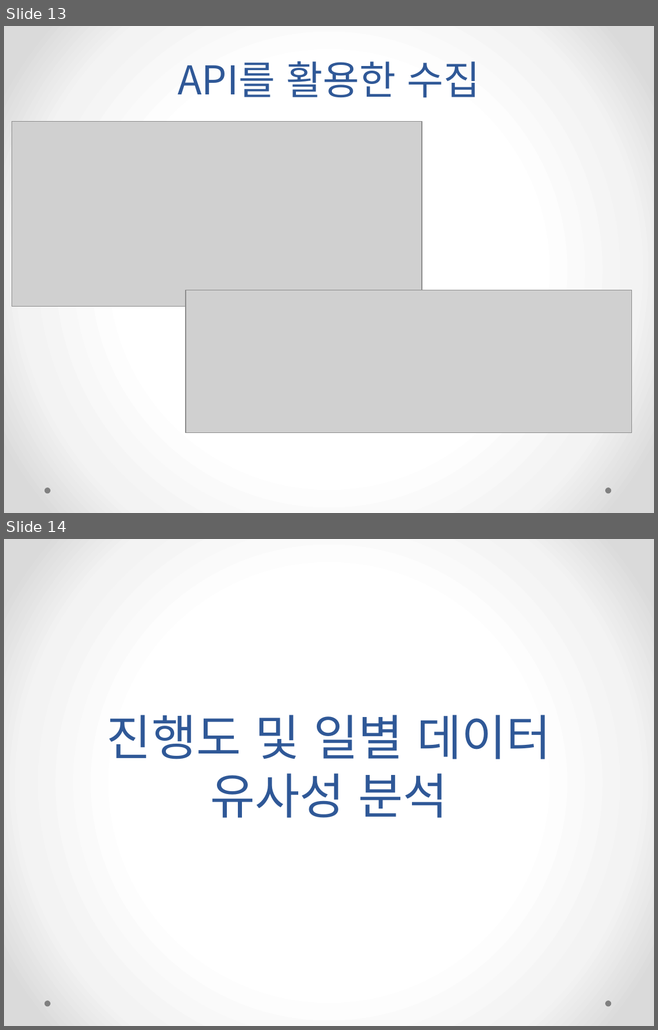
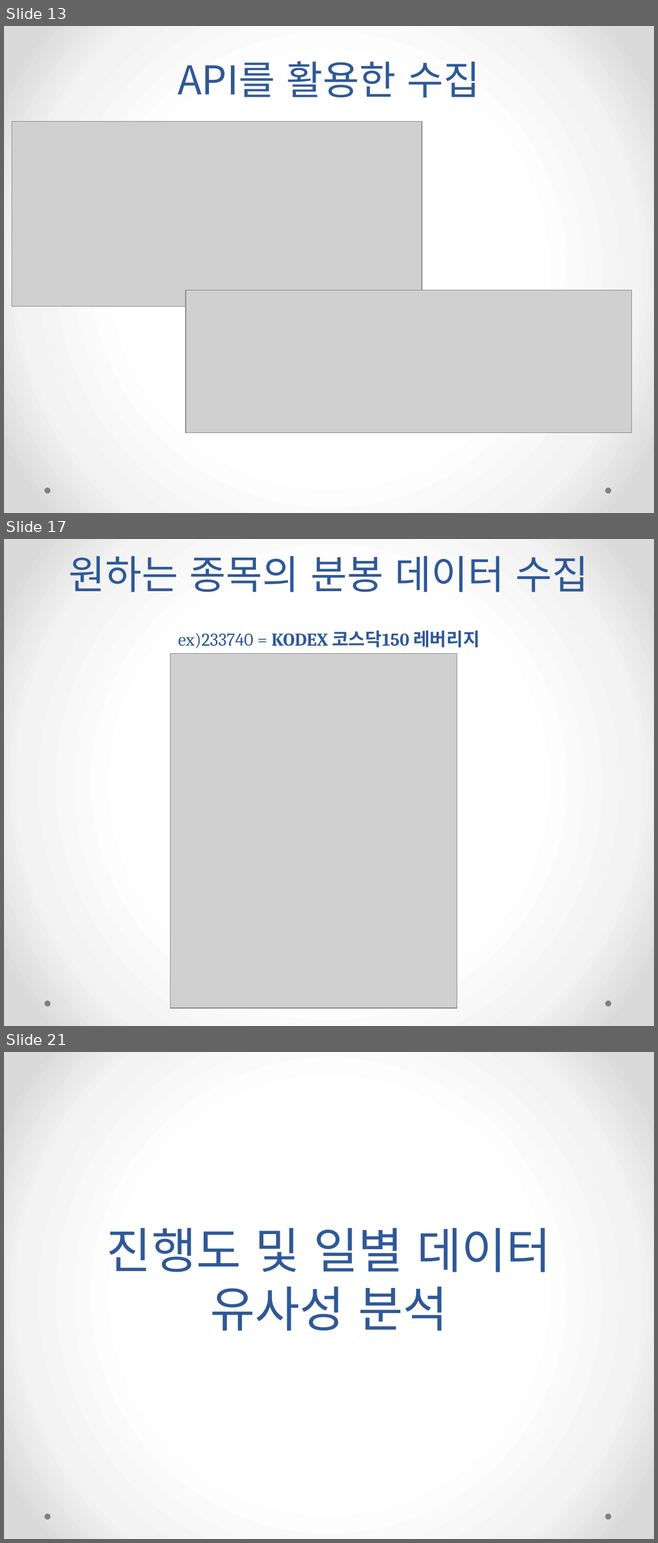
Before and after one commit to HyoDuck/Graduation_Project, a slide deck: pptx_folder/빅데이터를 활용한 주식종목 분석_5월 16일.pptx. Shown one above the other, each under a label of ours: slides 13 and 14 before the commit, slides 13, 17 and 21 after it; the slides between them are not shown. The pictures are 658x1030 and 658x1543 pixels, drawn with LibreOffice and Linux fonts; fonts in the diff are those of the drawing; grey boxes stand for pictures. Boxes give left, top, right and bottom in pixels: in the first picture for what was removed or moved away, otherwise in the second. Text is boxed around its words. In the diff, an @@ line names an element or a change of style, - is before the commit and + after.

Commit message:
분봉 주식데이터 수집 자료 추가본

```diff
--- a/pptx_folder/빅데이터를 활용한 주식종목 분석_5월 16일.pptx
+++ b/pptx_folder/빅데이터를 활용한 주식종목 분석_5월 16일.pptx
@@ slide 17 added at [4, 539, 654, 1026], background gradient #FFFFFF to #F4F4F4 to #DADADA; not listed: 2 template elements that a slide beside it also shows @@
@@ title added at [69, 556, 588, 649], 20 pt, text #2F5897 @@
+원하는 종목의 분봉 데이터 수집
+ex)233740 = KODEX 코스닥150 레버리지
@@ picture added at [170, 653, 457, 1008] @@
@@ what was slide 14 is now slide 21 @@
```
Also in this commit, not shown: 6 other slides added.
